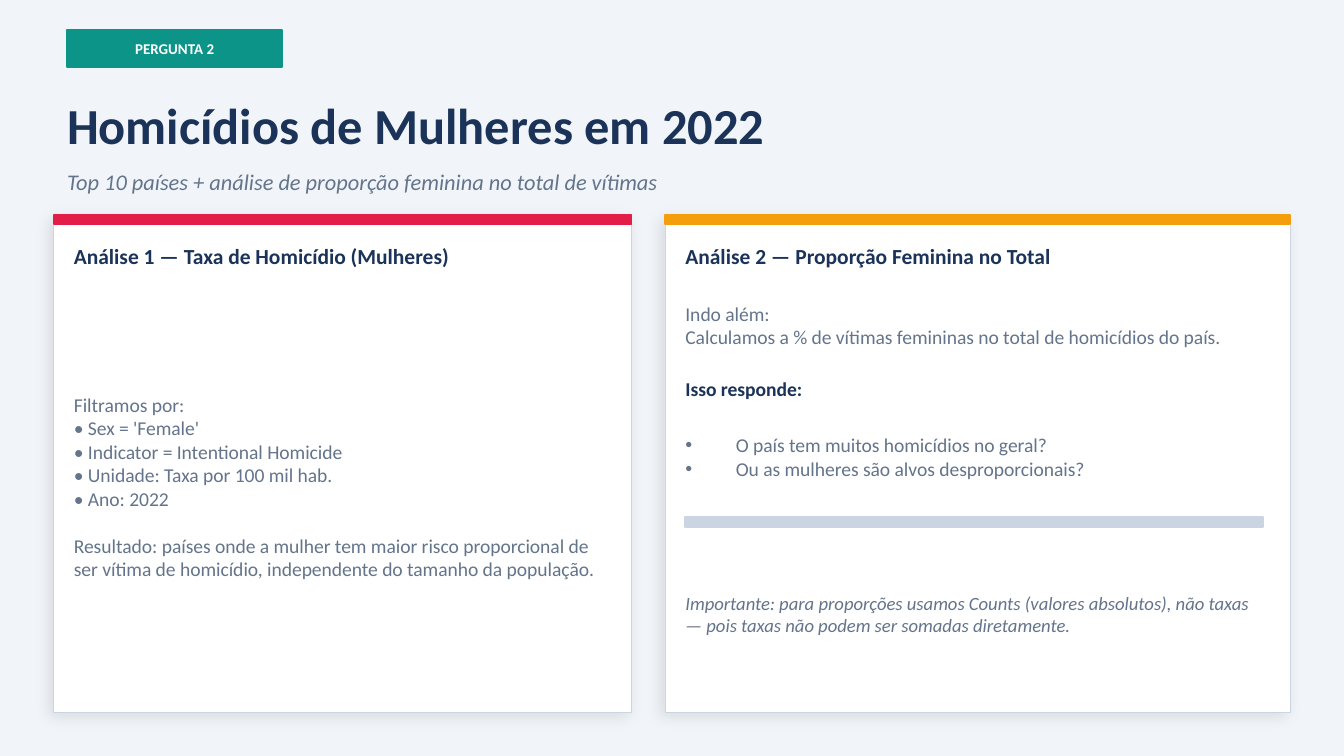
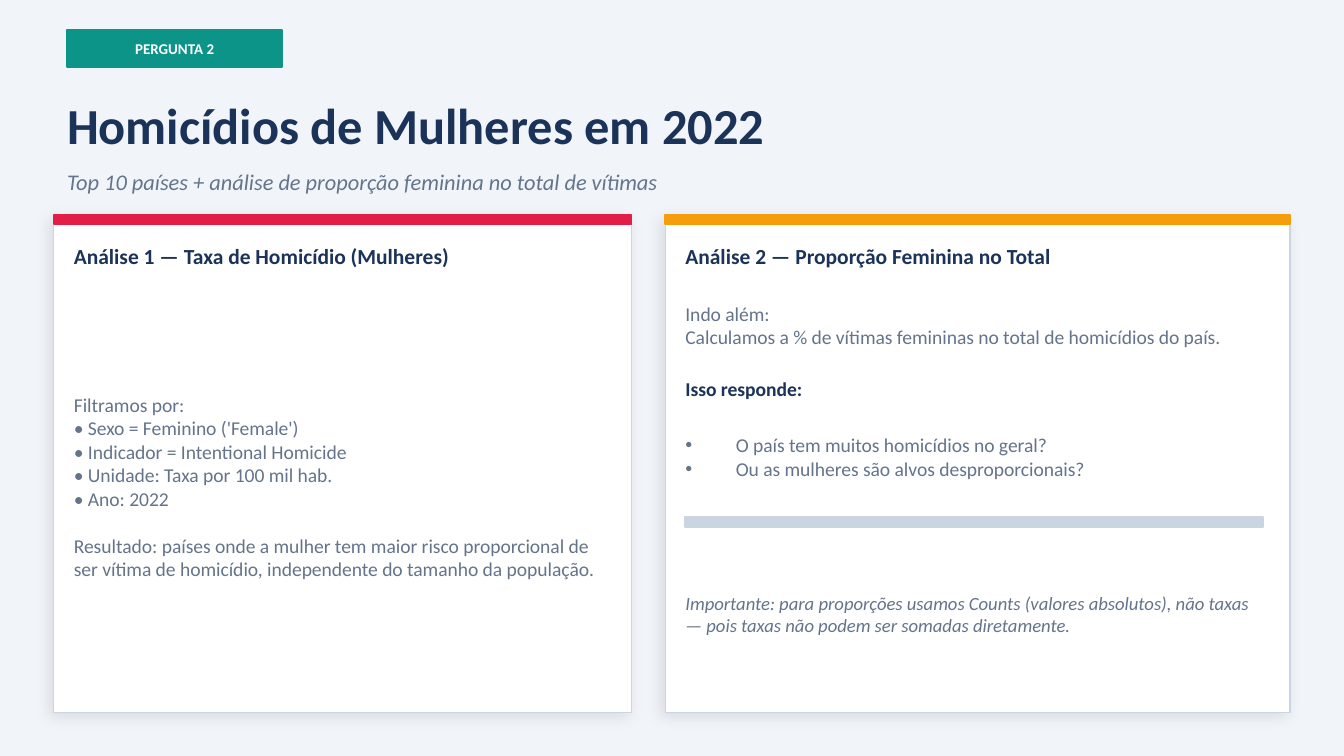
Before and after one commit to William-vale/Trabalho_T-picos_Especiais_Computacao_I, a slide deck: slide 5 of homicidios_analise.pptx. Drawn at 1344x756 pixels with LibreOffice and Linux fonts; fonts in the diff are those of the drawing. Boxes give left, top, right and bottom in pixels: in the first picture for what was removed or moved away, otherwise in the second. Text is boxed around its words. In the diff, an @@ line names an element or a change of style, - is before the commit and + after.

```diff
--- a/homicidios_analise.pptx
+++ b/homicidios_analise.pptx
@@ rectangle at <box>54,215,632,712</box>: outline #CBD5E1 0.5 pt to #CBD5E1 0.75 pt @@
@@ text at <box>88,421,346,459</box>: text changed @@
-• Sex = 'Female'
-• Indicator = Intentional Homicide
+• Sexo = Feminino ('Female')
+• Indicador = Intentional Homicide
```
Also in this commit, not shown: 10 other slides changed, 7 slides added, 1 other file.
